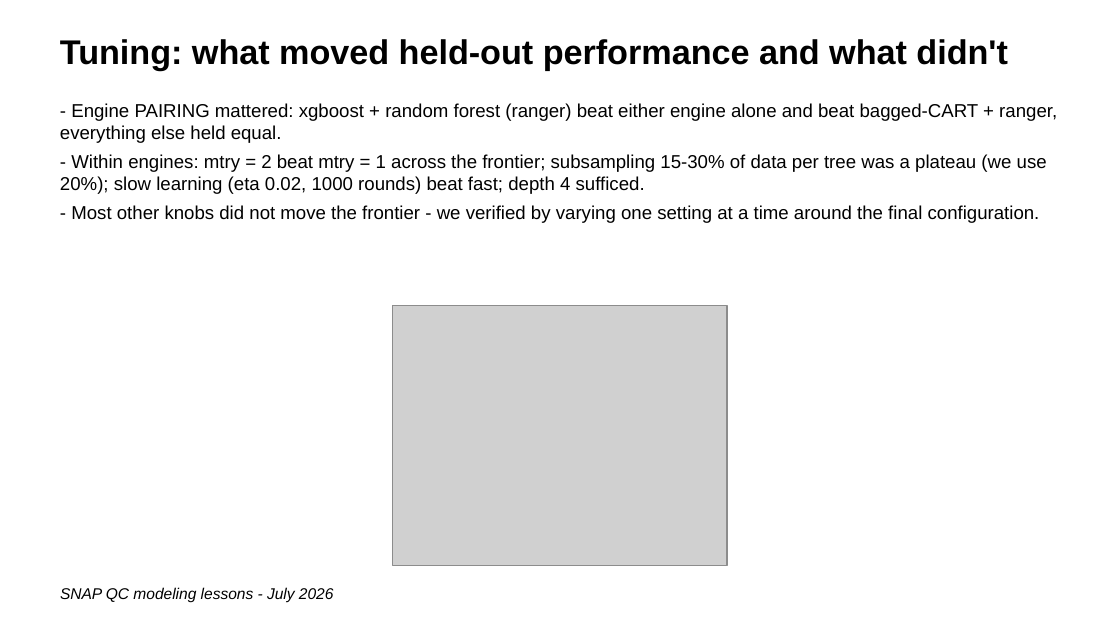
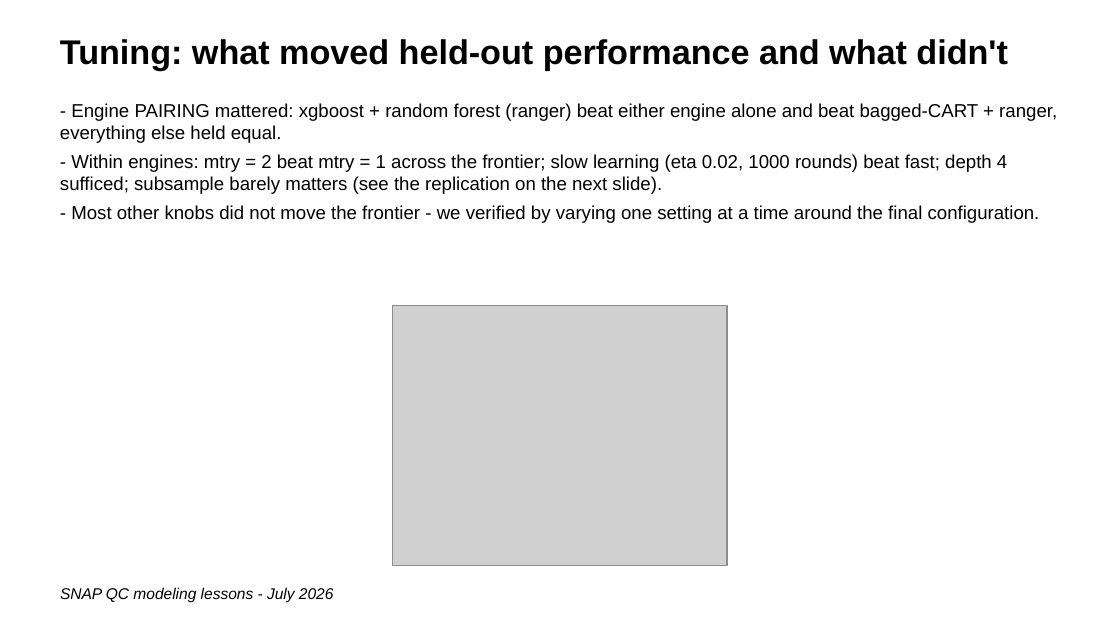
Before and after one commit to giannella/snap_qc, a slide deck: slide 8 of lessons_getting_more_signal_from_snap_qc_data.pptx. Drawn at 1120x630 pixels with LibreOffice and Linux fonts; fonts in the diff are those of the drawing; grey boxes stand for pictures. Boxes give left, top, right and bottom in pixels: in the first picture for what was removed or moved away, otherwise in the second. Text is boxed around its words. In the diff, an @@ line names an element or a change of style, - is before the commit and + after.

```diff
--- a/lessons_getting_more_signal_from_snap_qc_data.pptx
+++ b/lessons_getting_more_signal_from_snap_qc_data.pptx
@@ text at (x1=60, y1=154, x2=1007, y2=194): text changed @@
-- Within engines: mtry = 2 beat mtry = 1 across the frontier; subsampling 15-30% of data per tree was a plateau (we use 20%); slow learning (eta 0.02, 1000 rounds) beat fast; depth 4 sufficed.
+- Within engines: mtry = 2 beat mtry = 1 across the frontier; slow learning (eta 0.02, 1000 rounds) beat fast; depth 4 sufficed; subsample barely matters (see the replication on the next slide).
```
Also in this commit, not shown: 1 slide added, 9 other files.
